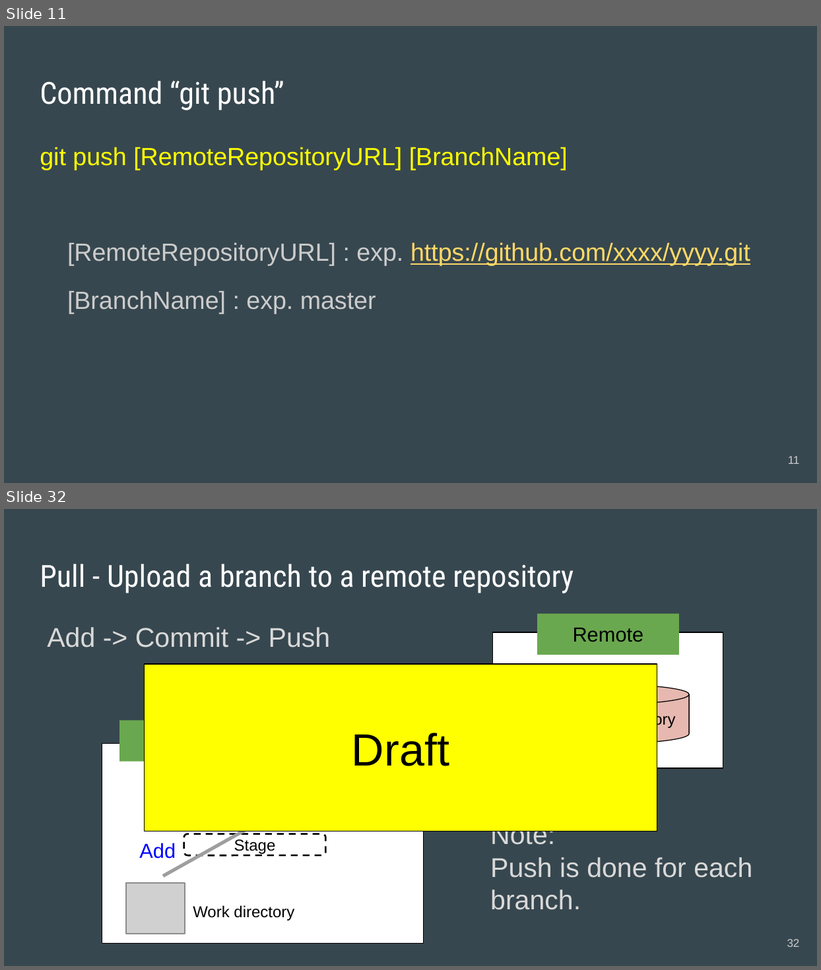
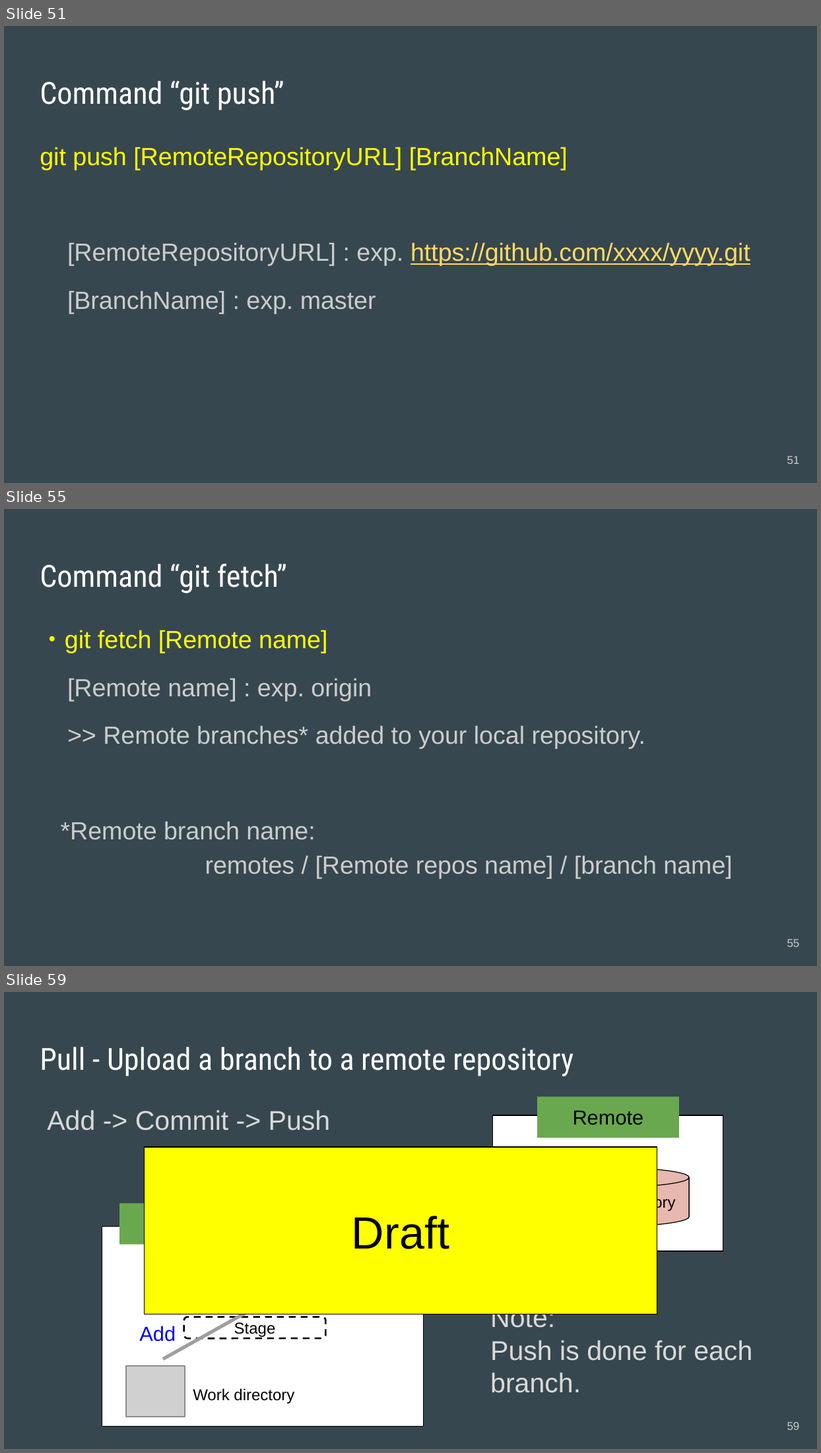
Before and after one commit to acchi17/StudyGit, a slide deck: GitStudySession.pptx. Shown one above the other, each under a label of ours: slides 11 and 32 before the commit, slides 51, 55 and 59 after it; the slides between them are not shown. The pictures are 821x970 and 821x1453 pixels, drawn with LibreOffice and Linux fonts; fonts in the diff are those of the drawing; grey boxes stand for pictures. Boxes give left, top, right and bottom in pixels: in the first picture for what was removed or moved away, otherwise in the second. Text is boxed around its words. In the diff, an @@ line names an element or a change of style, - is before the commit and + after.

Commit message:
Change@branch6

```diff
--- a/GitStudySession.pptx
+++ b/GitStudySession.pptx
@@ slide 55 added at (x1=4, y1=509, x2=817, y2=966), background #37474F @@
@@ title added at (x1=40, y1=564, x2=287, y2=593), 27 pt, text #FFFFFF @@
+Command “git fetch”
@@ text added at (x1=40, y1=630, x2=732, y2=879), 22 pt, text #CCCCCC @@
+・git fetch [Remote name]
+[Remote name] : exp. origin
+>> Remote branches* added to your local repository.
+*Remote branch name:
+remotes / [Remote repos name] / [branch name]
@@ page number added at (x1=787, y1=939, x2=800, y2=947), 10 pt, text #CACACA @@
+55
@@ what was slide 11 is now slide 51 @@
@@ page number at (x1=787, y1=456, x2=800, y2=464): text changed @@
-11
+51
@@ what was slide 32 is now slide 59 @@
@@ page number at (x1=787, y1=1422, x2=800, y2=1430): text changed @@
-32
+59
```
Also in this commit, not shown: 7 slides changed, 34 other slides added, 2 slides removed.
